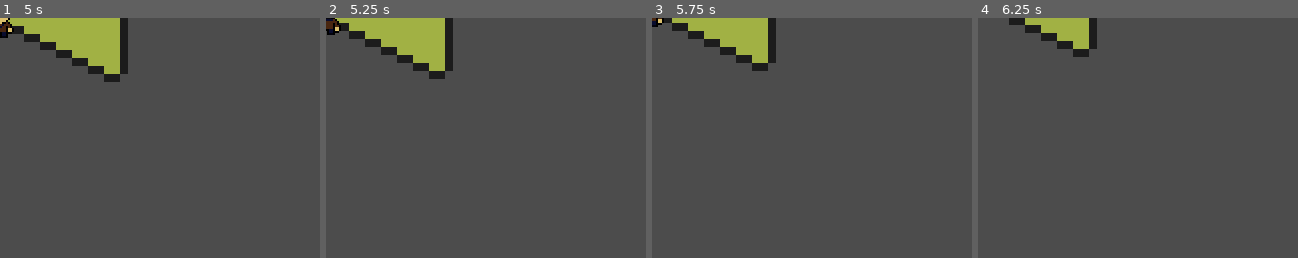
Above: before the commit, frames 1-4 (left to right).
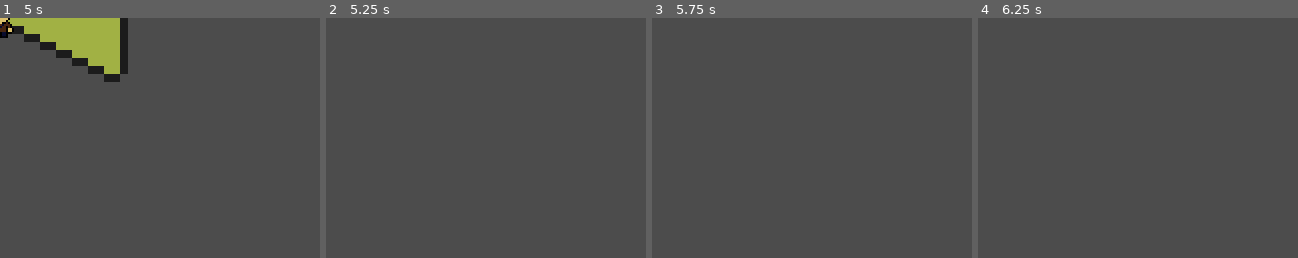
Above: after the commit, the same moments.

Repository: ferdyferdy9/secret-museum-delivery
Game: Godot game, scene res://Visitors/Visitor.tscn
The game is run twice, just before and just after one commit, with the same random seed, the same clock (stepped at 60 frames per second) and the same inputs. This scene is started directly instead of the project's main scene.
Inputs:
- Up to frame 1 (5 s): tap Enter at 0.5, 2, 3.5 s; hold Right (move_right) 0.53-1.28 s; tap Space at 1.25, 2.75, 4.25 s; hold S (move_down) 1.28-2.03 s; hold Right (move_right) 2.03-2.78 s; hold W (move_up) 2.78-3.53 s; hold A (move_left) from 3.53 s (still down)
- Up to frame 2 (5.25 s): release A (move_left) at 5.03 s; hold S (move_down) from 5.03 s (still down)
- Up to frame 3 (5.75 s): keep holding S (move_down)
- Up to frame 4 (6.25 s): release S (move_down) at 5.78 s; hold Right (move_right) from 5.78 s (still down)
The pictures show only the part of the screen within x 0-50%, y 0-50%; the shares and areas given below are measured in that part.

Frame 1 is identical in both runs. In frame 2, 6.1% of the frame differs, in the area x 0-40%, y 0-26%; in frame 3, 4.8%; in frame 4, 2.7%.

Commit message:
Update VisitorBase.gd

Diff:
--- a/Visitors/VisitorBase.gd
+++ b/Visitors/VisitorBase.gd
@@ -2,7 +2,7 @@
 
 signal player_busted
 
-export var wander_max_distance = 10
+export var wander_max_distance = 50
 export var max_speed = 400
 
 onready var anim_player = $AnimationPlayer
@@ -10,24 +10,34 @@
 var wonder_target:Vector2
 var velocity:Vector2
 
+func _ready():
+	randomize()
+	wonder_target = global_position
+
+
 func _process(delta):
-	if velocity.x > 0:
+	if abs(velocity.angle_to(Vector2.RIGHT)) < PI*0.25:
 		anim_player.play("idle_right")
-	if velocity.x < 0:
+	if abs(velocity.angle_to(Vector2.LEFT)) < PI*0.25:
 		anim_player.play("idle_left")
-	if velocity.y > 0:
+	if abs(velocity.angle_to(Vector2.UP)) < PI*0.25:
+		anim_player.play("idle_up")
+	if abs(velocity.angle_to(Vector2.DOWN)) < PI*0.25:
 		anim_player.play("idle_down")
-	if velocity.y < 0:
-		anim_player.play("idle_up")
+
+	print(velocity.angle_to(Vector2.RIGHT))
+
+	if velocity.length_squared() != 0:
+		$FOV.rotation = velocity.angle()
 
 
 func _physics_process(delta):
 	go_to_desired_pos()
-	velocity = move_and_slide(velocity)
+	velocity = move_and_slide(velocity, Vector2.ZERO, false, 4, 0, false)
 
 
 func go_to_desired_pos():
-	velocity = global_position - wonder_target
+	velocity = wonder_target - global_position
 	if velocity.length_squared() > max_speed * max_speed:
 		velocity = wonder_target.normalized() * max_speed
 
@@ -35,8 +45,8 @@
 func _on_WanderTimer_timeout():
 	var offset:Vector2
 
-	offset.x = randf() * wander_max_distance
-	offset.y = randf() * wander_max_distance
+	offset.x = rand_range(-1, 1) * wander_max_distance
+	offset.y = rand_range(-1, 1) * wander_max_distance
 
 	wonder_target = global_position + offset
 
